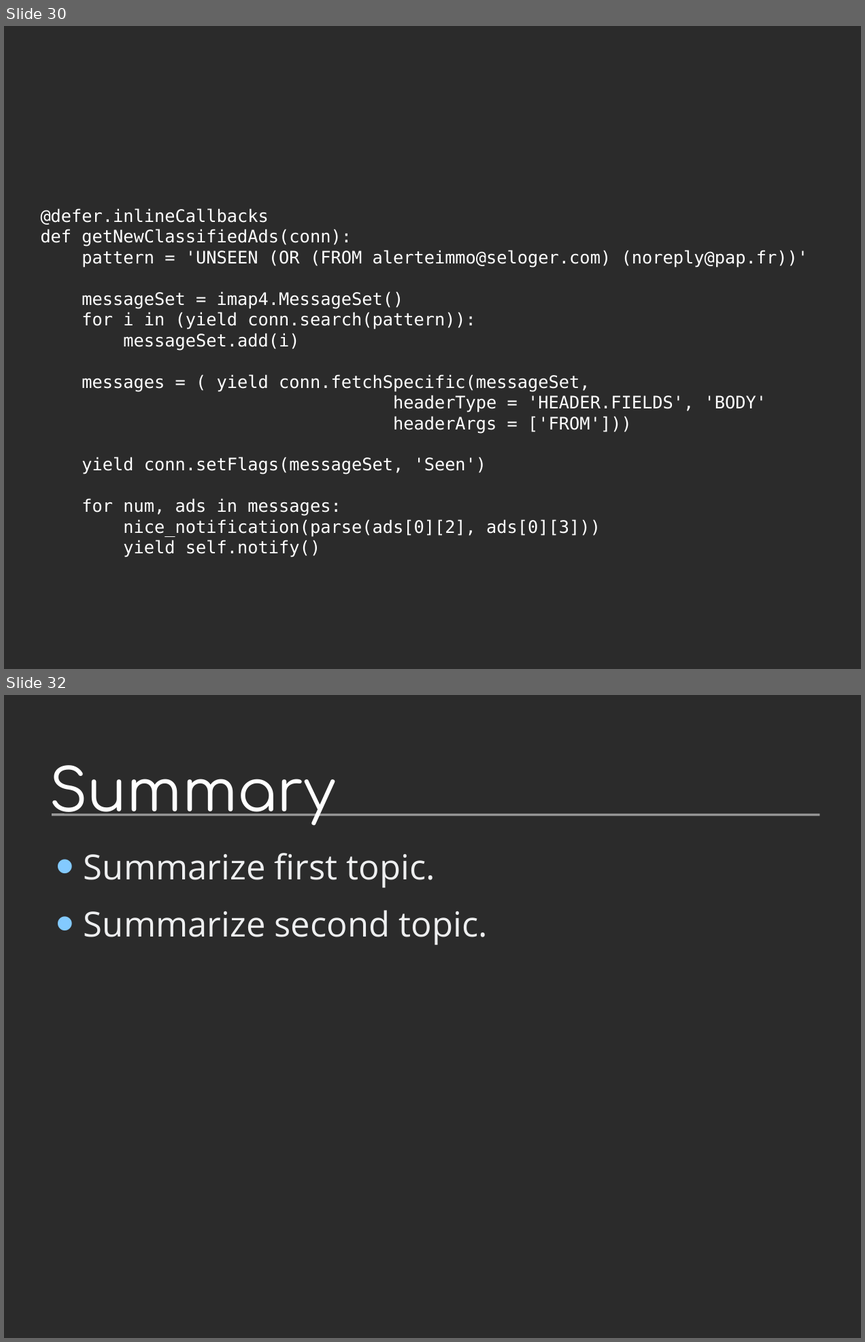
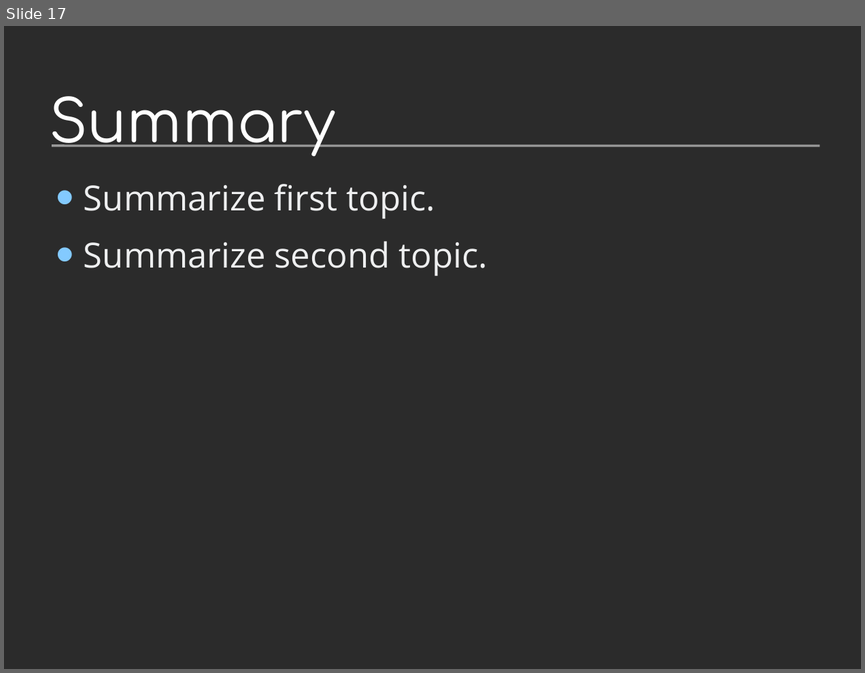
Before and after one commit to jdb/jdb.github.com, a slide deck: imap_idle/pycon-presentation/imap-idle-makingoff.odp. Shown one above the other, each under a label of ours: slides 30 and 32 before the commit, slide 17 after it; the slides between them are not shown. The pictures are 865x1342 and 865x673 pixels, drawn with LibreOffice and Linux fonts; fonts in the diff are those of the drawing; background and template pictures are left out; a plain dark background stands for a picture behind light text. Boxes give left, top, right and bottom in pixels: in the first picture for what was removed or moved away, otherwise in the second. Text is boxed around its words. In the diff, an @@ line names an element or a change of style, - is before the commit and + after.

```diff
--- a/imap_idle/pycon-presentation/imap-idle-makingoff.odp
+++ b/imap_idle/pycon-presentation/imap-idle-makingoff.odp
@@ slide 30 removed at [4, 26, 861, 669], background picture (left out) @@
@@ title removed at [41, 208, 808, 557] @@
-@defer.inlineCallbacks
-def getNewClassifiedAds(conn):
-pattern = 'UNSEEN (OR (FROM alerteimmo@seloger.com) (noreply@pap.fr))'
-messageSet = imap4.MessageSet()
-for i in (yield conn.search(pattern)):
-messageSet.add(i)
-messages = ( yield conn.fetchSpecific(messageSet,
-headerType = 'HEADER.FIELDS', 'BODY'
-headerArgs = ['FROM']))
-yield conn.setFlags(messageSet, 'Seen')
-for num, ads in messages:
-nice_notification(parse(ads[0][2], ads[0][3]))
-yield self.notify()
@@ what was slide 32 is now slide 17 @@
```
Also in this commit, not shown: 1 slide changed, 2 slides added, 16 other slides removed.
